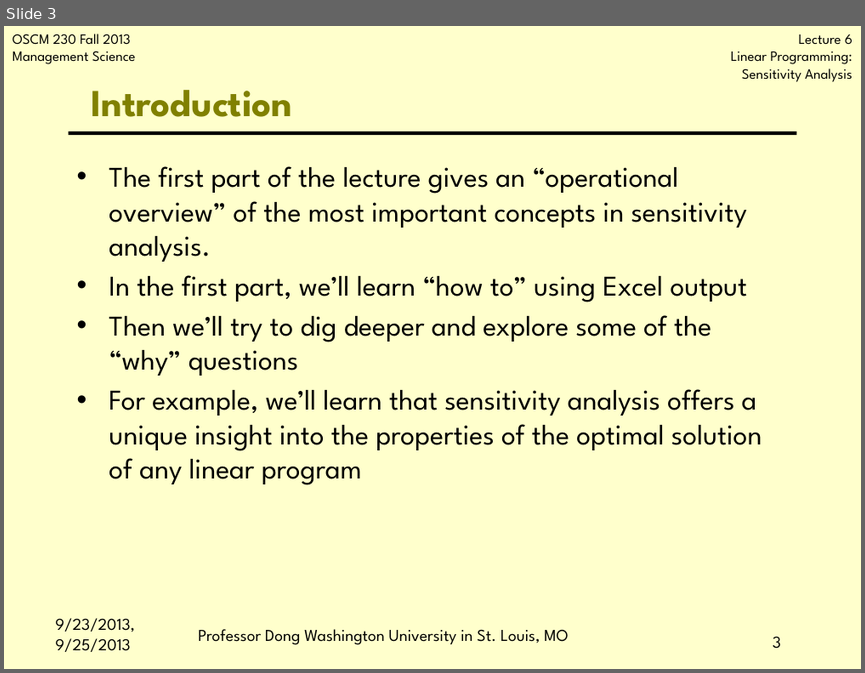
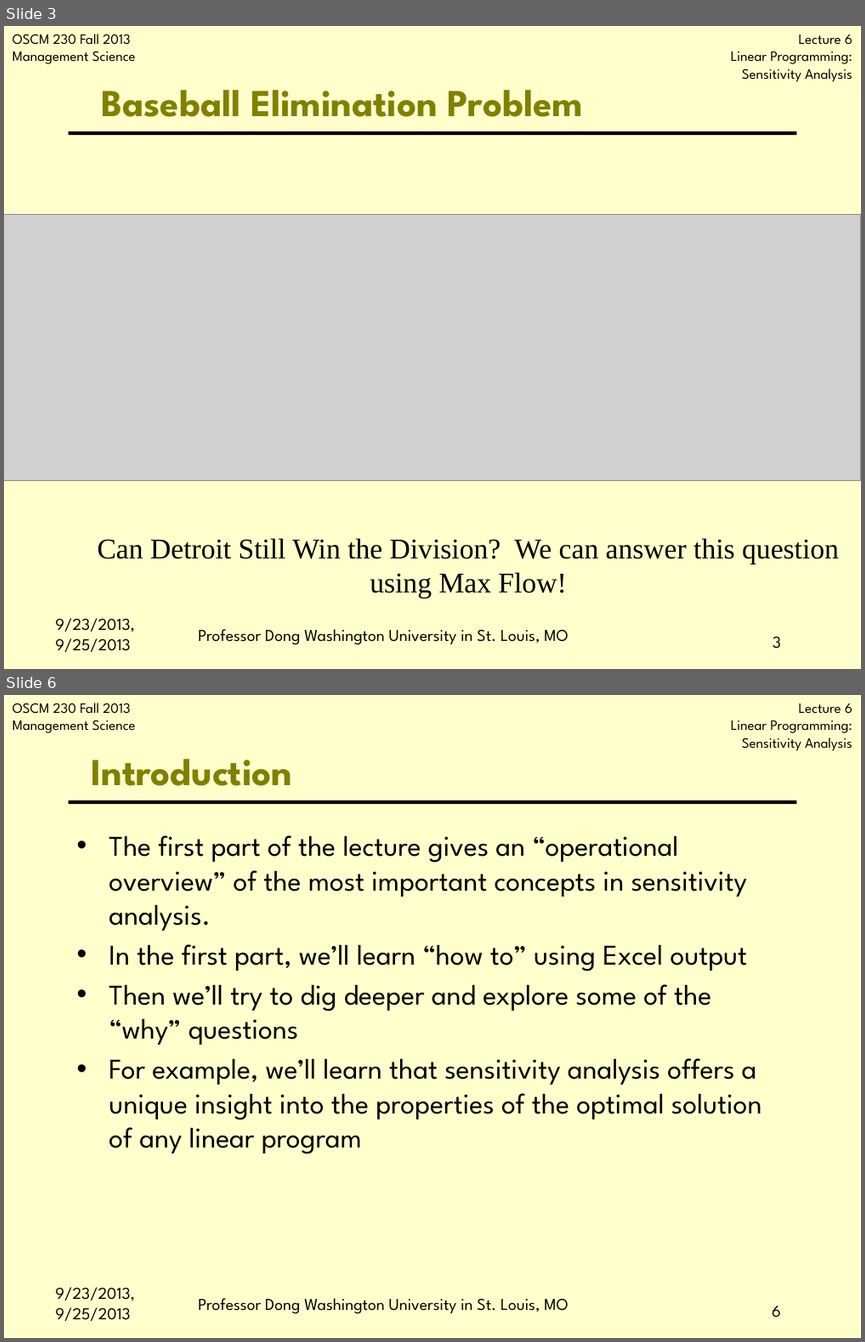
Before and after one commit to jbf232/OSCM230, a slide deck: Fall 2015/Lectures/Lecture 4 Sensitivity Analysis/Lecture 4 Intro Sensitivity Analysis.pptx. Shown one above the other, each under a label of ours: slide 3 before the commit, slides 3 and 6 after it; the slides between them are not shown. The pictures are 865x673 and 865x1342 pixels, drawn with LibreOffice and Linux fonts; fonts in the diff are those of the drawing; grey boxes stand for pictures; background and template pictures are left out. Boxes give left, top, right and bottom in pixels: in the first picture for what was removed or moved away, otherwise in the second. Text is boxed around its words. In the diff, an @@ line names an element or a change of style, - is before the commit and + after.

```diff
--- a/Fall 2015/Lectures/Lecture 4 Sensitivity Analysis/Lecture 4 Intro Sensitivity Analysis.pptx
+++ b/Fall 2015/Lectures/Lecture 4 Sensitivity Analysis/Lecture 4 Intro Sensitivity Analysis.pptx
@@ slide 3 added at box(4, 26, 861, 669), background #FFFFCC; not listed: 3 template elements that a slide beside it also shows @@
@@ title added at box(101, 90, 583, 117), 32 pt, text #808000, bold @@
+Baseball Elimination Problem
@@ picture added at box(4, 214, 861, 480) @@
@@ text added at box(98, 538, 839, 598), 24 pt, text #000000 @@
+Can Detroit Still Win the Division? We can answer this question using Max Flow!
@@ text added at box(55, 618, 135, 652), 14 pt, text #000000 @@
+9/23/2013, 9/25/2013
@@ text added at box(198, 629, 568, 645), 14 pt, text #000000 @@
+Professor Dong Washington University in St. Louis, MO
@@ page number added at box(772, 636, 781, 648), 14 pt, text #000000 @@
+3
@@ what was slide 3 is now slide 6 @@
@@ page number at box(772, 1305, 781, 1317): text changed @@
-3
+6
```
Also in this commit, not shown: 3 slides changed, 1 other slide added, 14 other files.
